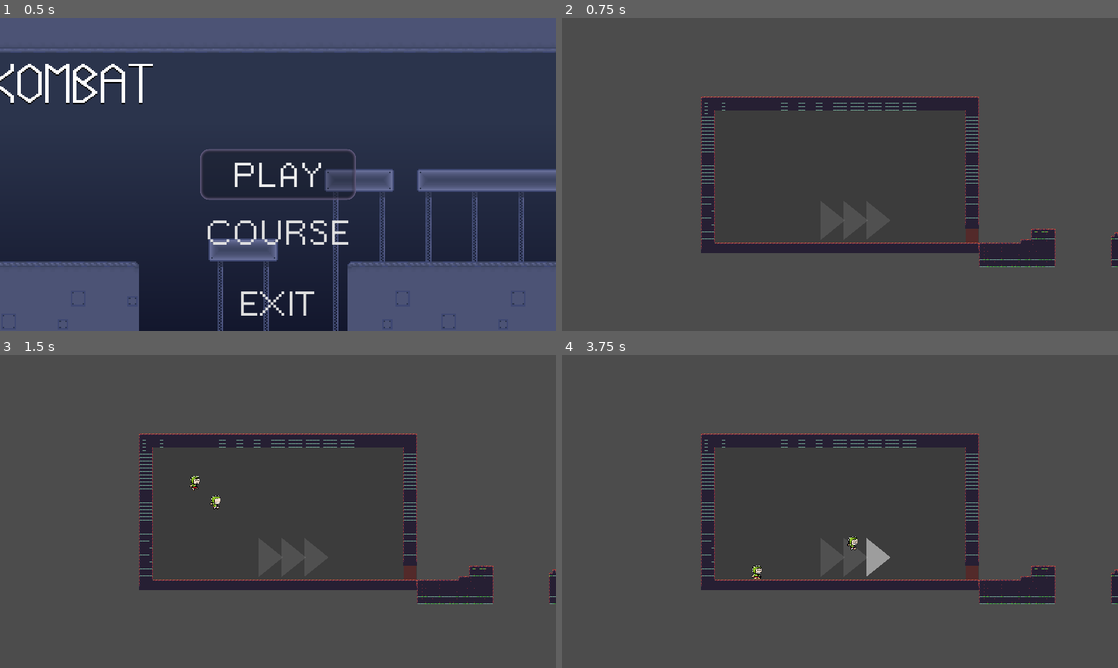
Above: before the commit, frames 1-4 (two rows, left to right).
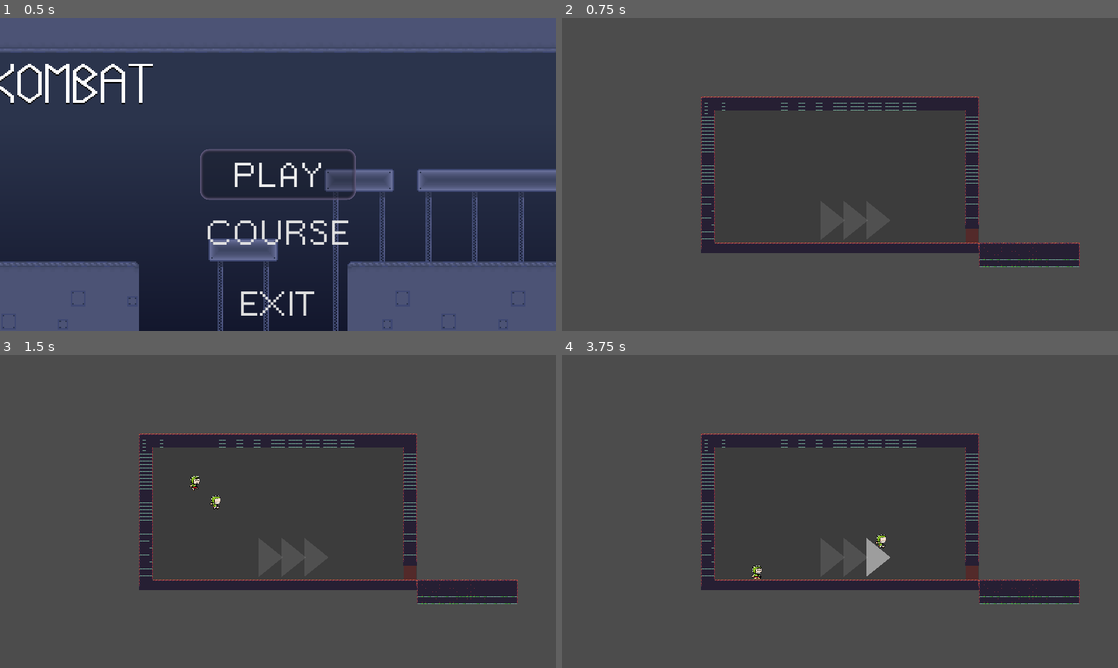
Above: after the commit, the same moments.

Repository: codemonsters/racekombat
Game: Godot game, scene res://Game.tscn
Same seed, same stepped clock (60 frames per second), same inputs: the game is played once before the commit and once after it.
Inputs (mouse positions are in pixels of both pictures, inside the frame that each line leads up to):
- Up to frame 1 (0.5 s): no input
- Up to frame 2 (0.75 s): click "PLAY" at 0.5 s
- Up to frame 3 (1.5 s): tap Enter at 1.25 s; move the mouse to (400, 495) at 1.27 s; hold Right (ui_right) from 1.28 s (still down); tap V at 1.35 s
- Up to frame 4 (3.75 s): tap W at 1.52, 2.27 s; move the mouse to (728, 527) at 2.02 s; tap B at 2.1 s; move the mouse to (895, 442) at 2.77 s; release Right (ui_right) at 2.78 s; hold Left (ui_left) 2.78-3.53 s; tap N at 2.85 s; move the mouse to (812, 574) at 3.52 s; hold Right (ui_right) from 3.53 s (still down); tap M at 3.6 s

Frame 1 is identical in both runs. In frame 2, 0.7% of the frame differs, in the area x 75-100%, y 67-80%; in frame 3, 0.7%; in frame 4, 0.9%, in the area x 51-100%, y 57-80%.

Commit message:
¡Empieza a añadir el dash!
Soporte para el horizontal (má o meno) y falta vert.

Diff:
--- a/server/screens/game/WaitingRoom.gd
+++ b/server/screens/game/WaitingRoom.gd
@@ -53,7 +53,7 @@
 func _on_DoorOpeningArea_body_entered(body):
 	print(floor(players.size() / 2) + 1)
 	bodies_in_door.append(body)
-	if bodies_in_door.size() >= floor(players.size() / 2) + 1 && bodies_in_door.size() > 1:
+	if bodies_in_door.size() >= floor(players.size() / 2) + 1:
 		$Door.open()
 
 
--- a/server/screens/game/WaitingRoom.tscn
+++ b/server/screens/game/WaitingRoom.tscn
@@ -107,7 +107,7 @@
 
 [sub_resource type="RectangleShape2D" id=12]
 
-[node name="Node2D2" type="Node2D"]
+[node name="Node2D" type="Node2D"]
 script = ExtResource( 1 )
 
 [node name="Door" parent="." instance=ExtResource( 4 )]
--- a/server/screens/game/player/Player.gd
+++ b/server/screens/game/player/Player.gd
@@ -4,6 +4,7 @@
 export var gravity = 1000
 export var speed_run = 300
 export var speed_jump = 600
+export var speed_dash = 1200 # TODO: Ajustarlo?
 onready var animatedSprite = $AnimatedSprite
 export var inicialMult := 1.0
 export var floorAcceleration = 20
@@ -22,6 +23,8 @@
 				input_direction_x += 1.0
 			"action":
 				_jump()
+			"dash":
+				_dash()
 	else:
 		match action:
 			"left":
@@ -36,3 +39,8 @@
 	if $"Player SM".state.name != "Air":
 		SfxManager.PlayerJumpSound()
 		$"Player SM".transitionTo("Air", {jump = true})
+
+func _dash():
+	if $DashCountdown.is_stopped():
+		$DashCountdown.start()
+		$"Player SM".transitionTo("Dash")
--- a/server/screens/game/player/Player.tscn
+++ b/server/screens/game/player/Player.tscn
@@ -13,6 +13,7 @@
 [ext_resource path="res://assets/crocodile/run/frame-2.png" type="Texture" id=11]
 [ext_resource path="res://assets/crocodile/jump fall/frame.png" type="Texture" id=12]
 [ext_resource path="res://assets/crocodile/run/frame-4.png" type="Texture" id=13]
+[ext_resource path="res://screens/game/player/states/Dash.gd" type="Script" id=14]
 
 [sub_resource type="SpriteFrames" id=1]
 animations = [ {
@@ -62,8 +63,17 @@
 [node name="Idle" type="Node" parent="Player SM"]
 script = ExtResource( 3 )
 
+[node name="Dash" type="Node" parent="Player SM"]
+script = ExtResource( 14 )
+
 [node name="Run" type="Node" parent="Player SM"]
 script = ExtResource( 5 )
 
 [node name="Air" type="Node" parent="Player SM"]
 script = ExtResource( 6 )
+
+[node name="DashCountdown" type="Timer" parent="."]
+process_mode = 0
+wait_time = 2.0
+one_shot = true
+autostart = true
--- /dev/null
+++ b/server/screens/game/player/states/Dash.gd
@@ -0,0 +1,19 @@
+extends State
+
+
+func enter(_msg := {}) -> void:
+	owner.velocity.x = owner.speed_dash * owner.input_direction_x
+	owner.animatedSprite.play("idle")
+
+
+func update(_delta: float) -> void:
+	# TODO: Hay que añadir soporte para dash vertical, y mejorar quizás el horizontal
+#	if owner.input_direction_x != 0.0:
+	stateMachine.transitionTo("Run")
+#	if owner.is_on_floor():
+#		owner.snap = owner.defaultSnap
+#		owner.velocity = owner.move_and_slide_with_snap(owner.velocity, owner.snap, Vector2.UP)
+#	else:
+#		owner.snap = Vector2.ZERO
+#		stateMachine.transitionTo("Air")
+#		return
Not shown: 1 places in server/screens/game/player/Player.tscn that only renumber resources
